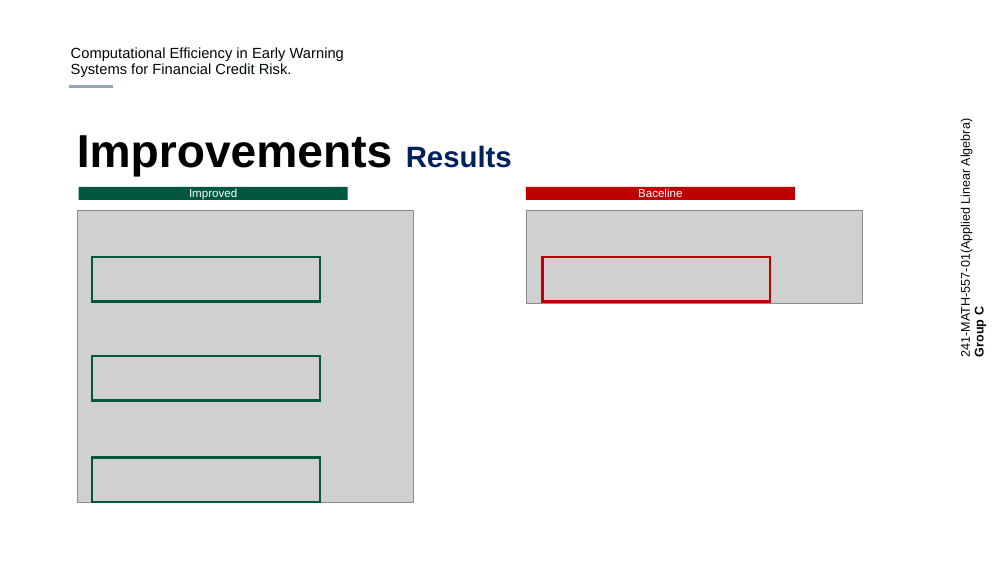
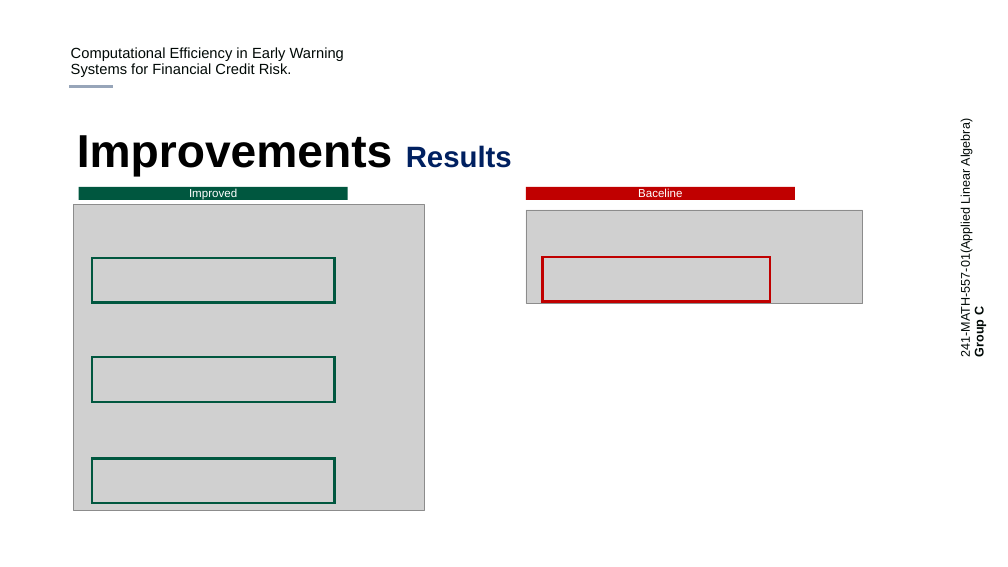
Before and after one commit to haboub/group_c_pro, a slide deck: slide 12 of outputs/report/Computational Efficiency in EWS for Financial Credit Risk.pptx. Drawn at 1008x567 pixels with LibreOffice and Linux fonts; fonts in the diff are those of the drawing; grey boxes stand for pictures; background and template pictures are left out. Boxes give left, top, right and bottom in pixels: in the first picture for what was removed or moved away, otherwise in the second. Text is boxed around its words. In the diff, an @@ line names an element or a change of style, - is before the commit and + after.

```diff
--- a/outputs/report/Computational Efficiency in EWS for Financial Credit Risk.pptx
+++ b/outputs/report/Computational Efficiency in EWS for Financial Credit Risk.pptx
@@ picture: place and size @@
-picture at (77, 210, 414, 502)
+picture at (73, 205, 425, 510)
@@ rectangle: place and size @@
-rectangle at (92, 257, 320, 302)
+rectangle at (92, 258, 335, 302)
@@ rectangle: place and size @@
-rectangle at (92, 356, 320, 401)
+rectangle at (92, 357, 335, 402)
@@ rectangle: place and size @@
-rectangle at (92, 457, 320, 502)
+rectangle at (92, 459, 335, 504)
```
Also in this commit, not shown: 3 other slides changed, 4 other files.
